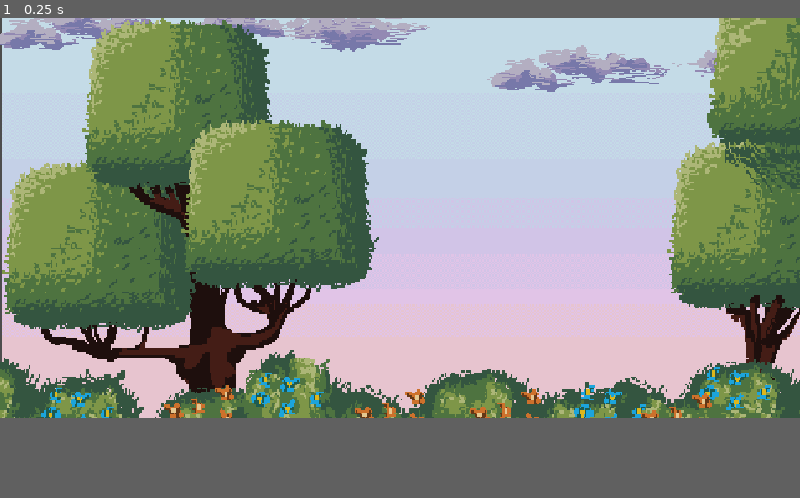
Above: before the commit, frame 1.
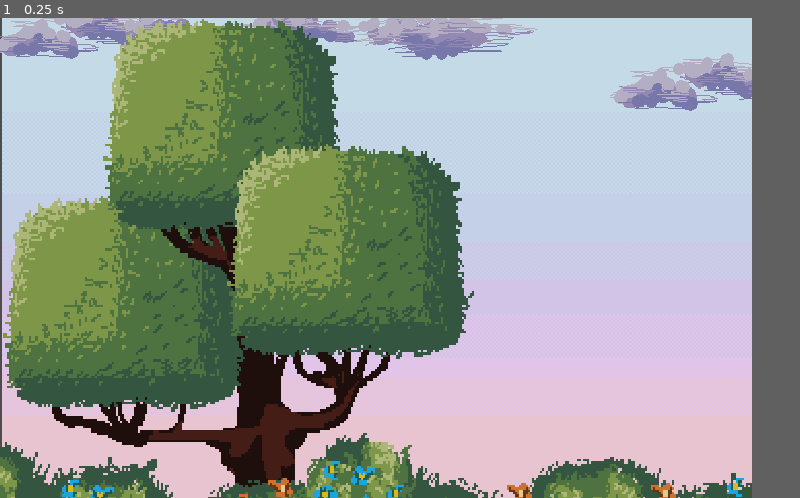
Above: after the commit, the same moment.

Repository: LabSisData/LSD-FIGHTING
Game: Godot game, scene res://scenes/game.tscn
Same seed, same stepped clock (60 frames per second), same inputs: the game is played once before the commit and once after it. Before the commit the project has no main scene; this scene is started directly in both runs.
Inputs:
- Up to frame 1 (0.25 s): no input
The window is 800x400 before the commit and 752x480 after it. Grey fills any space a smaller window leaves; there, only what the larger window draws over its background counts as a difference.

The runs differ from the first frame. In frame 1, 54% of the frame differs, in the area x 0-100%, y 0-100%.

Commit message:
Nova cena principal + Novas pixel art

Diff:
--- a/project.godot
+++ b/project.godot
@@ -11,14 +11,14 @@
 [application]
 
 config/name="lsd fight"
+run/main_scene="res://scenes/game.tscn"
 config/features=PackedStringArray("4.7", "Mobile")
 config/icon="res://icon.svg"
 
 [display]
 
-window/size/viewport_width=1000
-window/size/viewport_height=500
-window/size/mode=2
+window/size/viewport_width=752
+window/size/viewport_height=480
 window/stretch/mode="canvas_items"
 window/stretch/aspect="expand"
 
--- /dev/null
+++ b/scenes/cenaprincipal.tscn
@@ -0,0 +1,53 @@
+[gd_scene format=3 uid="uid://dxsnt2k8kvf20"]
+
+[ext_resource type="Texture2D" uid="uid://c7ishy1di2bk4" path="res://src/background/background-cenaprincpal/frame_0_delay-0.1s.png" id="1_ieyv1"]
+[ext_resource type="Texture2D" uid="uid://doqhmsgcqkvxq" path="res://src/background/background-cenaprincpal/frame_1_delay-0.1s.png" id="2_ni4ur"]
+[ext_resource type="Texture2D" uid="uid://cf2u0aicy2bwd" path="res://src/background/background-cenaprincpal/frame_2_delay-0.1s.png" id="3_1fdnk"]
+[ext_resource type="Texture2D" uid="uid://bgryhfbsu7qos" path="res://src/background/background-cenaprincpal/frame_3_delay-0.1s.png" id="4_qwq5h"]
+[ext_resource type="PackedScene" uid="uid://ddmquyq6bj3is" path="res://scenes/street.tscn" id="5_ni4ur"]
+
+[sub_resource type="SpriteFrames" id="SpriteFrames_5aq51"]
+animations = [{
+"frames": [{
+"duration": 1.0,
+"texture": ExtResource("1_ieyv1")
+}, {
+"duration": 1.0,
+"texture": ExtResource("2_ni4ur")
+}, {
+"duration": 1.0,
+"texture": ExtResource("3_1fdnk")
+}, {
+"duration": 1.0,
+"texture": ExtResource("4_qwq5h")
+}, {
+"duration": 1.0,
+"texture": ExtResource("1_ieyv1")
+}],
+"loop": 1,
+"name": &"default",
+"speed": 13.0
+}]
+
+[sub_resource type="RectangleShape2D" id="RectangleShape2D_82bq7"]
+size = Vector2(800, 23)
+
+[node name="cenaprincipal" type="Node2D" unique_id=103296898]
+
+[node name="background-animated" type="Sprite2D" parent="." unique_id=1673663127]
+
+[node name="AnimatedSprite2D" type="AnimatedSprite2D" parent="background-animated" unique_id=908193894]
+texture_filter = 1
+sprite_frames = SubResource("SpriteFrames_5aq51")
+autoplay = "default"
+frame_progress = 0.21214604
+centered = false
+
+[node name="Street" parent="." unique_id=1407553763 instance=ExtResource("5_ni4ur")]
+position = Vector2(159, 387)
+
+[node name="chao" type="StaticBody2D" parent="." unique_id=855407294]
+
+[node name="CollisionShape2D" type="CollisionShape2D" parent="chao" unique_id=1534544430]
+position = Vector2(377, 476.5)
+shape = SubResource("RectangleShape2D_82bq7")
--- a/scenes/nightforest.tscn
+++ b/scenes/nightforest.tscn
@@ -2,8 +2,8 @@
 
 [ext_resource type="PackedScene" uid="uid://ddmquyq6bj3is" path="res://scenes/street.tscn" id="1_6nh3y"]
 [ext_resource type="PackedScene" uid="uid://bt3uokmkpk1ex" path="res://scenes/samurai-player.tscn" id="1_cxwlx"]
+[ext_resource type="Texture2D" uid="uid://bs68ny0sulltd" path="res://src/background/background.png" id="1_noyts"]
 [ext_resource type="Texture2D" uid="uid://dk7gf77w8c4fb" path="res://src/background/guilestage.jpg" id="1_vh57o"]
-[ext_resource type="PackedScene" uid="uid://blltb8u0dy6bn" path="res://scenes/knight.tscn" id="2_7lbhc"]
 [ext_resource type="Texture2D" uid="uid://bnhb8b5bfstip" path="res://src/background/Tiles.png" id="3_rdits"]
 [ext_resource type="Texture2D" uid="uid://c6sra71g6wuyr" path="res://src/background-parallax/background-forest/Layer_0011_0.png" id="5_5tf8y"]
 [ext_resource type="Texture2D" uid="uid://q4w0g5iewxcm" path="res://src/background-parallax/background-forest/Layer_0010_1.png" id="6_ekvnm"]
@@ -19,7 +19,6 @@
 [ext_resource type="Script" uid="uid://bw625kidolqj3" path="res://scripts/knight.gd" id="15_ddboj"]
 [ext_resource type="Texture2D" uid="uid://b6hf6p771t1j8" path="res://src/background-parallax/background-forest/Layer_0001_8.png" id="15_uuyq5"]
 [ext_resource type="Texture2D" uid="uid://dgcc5xdn3knni" path="res://src/background-parallax/background-forest/Layer_0000_9.png" id="16_f05qw"]
-[ext_resource type="Script" uid="uid://bory6xl8makne" path="res://scripts/samurai.gd" id="17_8f2id"]
 [ext_resource type="Script" uid="uid://b5hxu5djdjcim" path="res://scripts/hud_health.gd" id="17_ekvnm"]
 [ext_resource type="Texture2D" uid="uid://djrldhhfeujit" path="res://src/ui/All.png" id="20_8f2id"]
 
@@ -3904,9 +3903,6 @@
 [sub_resource type="TileSet" id="TileSet_ndwd5"]
 sources/0 = SubResource("TileSetAtlasSource_noyts")
 
-[sub_resource type="VideoStreamTheora" id="VideoStreamTheora_8f2id"]
-file = "res://scenes/background.ogv"
-
 [sub_resource type="TileSetAtlasSource" id="TileSetAtlasSource_2u2yl"]
 texture = ExtResource("3_rdits")
 2:1/0 = 0
@@ -4337,24 +4333,19 @@
 region = Rect2(915, 53, 42, 7)
 
 [sub_resource type="SegmentShape2D" id="SegmentShape2D_ndwd5"]
-b = Vector2(-619, -2)
+b = Vector2(-1429, -2)
 
 [node name="NightForest" type="Node2D" unique_id=163447446]
 
+[node name="Background" type="Sprite2D" parent="." unique_id=1295282996]
+texture_filter = 1
+position = Vector2(733, 400)
+texture = ExtResource("1_noyts")
+
 [node name="TileMapLayer" type="TileMapLayer" parent="." unique_id=1971656336]
+visible = false
 tile_map_data = PackedByteArray("AADl/wAAAAAAAAAAAADl/wEAAAAAAAEAAADl/wIAAAAAAAIAAADl/wMAAAAAAAMAAADl/wQAAAAAAAQAAADl/w …(61920 unchanged characters)…
 tile_set = SubResource("TileSet_ndwd5")
-
-[node name="VideoStreamPlayer" type="VideoStreamPlayer" parent="." unique_id=737870596]
-texture_filter = 1
-offset_left = -2.0
-offset_top = 3.0
-offset_right = 638.0
-offset_bottom = 352.0
-stream = SubResource("VideoStreamTheora_8f2id")
-autoplay = true
-loop = true
-metadata/_edit_use_anchors_ = true
 
 [node name="Parallax2D" type="Parallax2D" parent="." unique_id=920664254]
 visible = false
@@ -4508,7 +4499,7 @@
 limit_right = 1045
 limit_bottom = 721
 script = ExtResource("10_betfu")
-player1 = NodePath("../player1")
+player1 = NodePath("../Street")
 player2 = NodePath("../player2")
 min_zoom = 1.2
 max_zoom = 1.4
@@ -4522,12 +4513,6 @@
 player_id = 2
 max_health = 200
 
-[node name="player1" parent="." unique_id=1018920010 instance=ExtResource("2_7lbhc")]
-visible = false
-position = Vector2(112.00001, 237)
-script = ExtResource("17_8f2id")
-max_health = 150
-
 [node name="Plataform" type="TileMapLayer" parent="." unique_id=944416145]
 visible = false
 position = Vector2(-172, -16)
@@ -4550,9 +4535,8 @@
 position = Vector2(68, 397)
 shape = SubResource("SegmentShape2D_5aq51")
 
-[node name="HUD" type="CanvasLayer" parent="." unique_id=1997712202 node_paths=PackedStringArray("player1", "player2")]
+[node name="HUD" type="CanvasLayer" parent="." unique_id=1997712202 node_paths=PackedStringArray("player2")]
 script = ExtResource("17_ekvnm")
-player1 = NodePath("../player1")
 player2 = NodePath("../player2")
 
 [node name="Player1Health" type="TextureProgressBar" parent="HUD" unique_id=1046440130]
@@ -4589,7 +4573,7 @@
 [node name="StaticBody2D" type="StaticBody2D" parent="." unique_id=1888108647]
 
 [node name="CollisionShape2D" type="CollisionShape2D" parent="StaticBody2D" unique_id=110619428]
-position = Vector2(608, 296)
+position = Vector2(1299, 681)
 shape = SubResource("SegmentShape2D_ndwd5")
 
 [node name="Street" parent="." unique_id=1407553763 instance=ExtResource("1_6nh3y")]
--- a/scenes/street.tscn
+++ b/scenes/street.tscn
@@ -1,36 +1,50 @@
 [gd_scene format=3 uid="uid://ddmquyq6bj3is"]
 
 [ext_resource type="Script" uid="uid://cxt301c25jgqv" path="res://scripts/player.gd" id="1_cotsb"]
-[ext_resource type="Texture2D" uid="uid://binfuklopbaae" path="res://src/entities/player/Cam/idle/camstand1.png" id="2_nokxu"]
-[ext_resource type="Texture2D" uid="uid://d2t31ngrq86ho" path="res://src/entities/player/Cam/idle/camstand2.png" id="3_7vla3"]
-[ext_resource type="Texture2D" uid="uid://dkacf5wi2ny6f" path="res://src/entities/player/Cam/idle/camstand3.png" id="4_0wd0x"]
-[ext_resource type="Texture2D" uid="uid://ccjgoxin6ejuy" path="res://src/entities/player/Cam/idle/camstand4.png" id="5_fmkxj"]
+[ext_resource type="Texture2D" uid="uid://ho36kmnp80w" path="res://src/entities/player/Cam/idle/ChatGPT Image 16 de ago. de 2026, 17_20_44.png" id="2_5m0si"]
 [ext_resource type="Texture2D" uid="uid://dqnyp5qf6e1ud" path="res://src/entities/player/Cam/run/camwalk1.png" id="6_wd6c3"]
 [ext_resource type="Texture2D" uid="uid://yax0xddx0rgu" path="res://src/entities/player/Cam/run/camwalk2.png" id="7_7gyev"]
 [ext_resource type="Texture2D" uid="uid://yhtpla3sxqwo" path="res://src/entities/player/Cam/run/camwalk3.png" id="8_1x85o"]
 [ext_resource type="Texture2D" uid="uid://trhdhyonoeim" path="res://src/entities/player/Cam/run/camwalk4.png" id="9_0otry"]
 [ext_resource type="Texture2D" uid="uid://cxx4oqif8i1tl" path="res://src/entities/player/Cam/run/camwalk5.png" id="10_1fhj6"]
+[ext_resource type="Script" uid="uid://kapimdp34m3l" path="res://scripts/hitbox.gd" id="11_nokxu"]
 
 [sub_resource type="CapsuleShape2D" id="CapsuleShape2D_ndwd5"]
-radius = 17.0
-height = 132.0
+radius = 90.0
+height = 640.0
+
+[sub_resource type="AtlasTexture" id="AtlasTexture_dxpu0"]
+atlas = ExtResource("2_5m0si")
+region = Rect2(46, 0, 429, 887)
+
+[sub_resource type="AtlasTexture" id="AtlasTexture_cotsb"]
+atlas = ExtResource("2_5m0si")
+region = Rect2(479, 0, 429, 887)
+
+[sub_resource type="AtlasTexture" id="AtlasTexture_nokxu"]
+atlas = ExtResource("2_5m0si")
+region = Rect2(912, 0, 429, 887)
+
+[sub_resource type="AtlasTexture" id="AtlasTexture_7vla3"]
+atlas = ExtResource("2_5m0si")
+region = Rect2(1345, 0, 429, 887)
 
 [sub_resource type="SpriteFrames" id="SpriteFrames_ndwd5"]
 animations = [{
 "frames": [{
 "duration": 1.0,
-"texture": ExtResource("2_nokxu")
+"texture": SubResource("AtlasTexture_dxpu0")
 }, {
 "duration": 1.0,
-"texture": ExtResource("3_7vla3")
+"texture": SubResource("AtlasTexture_cotsb")
 }, {
 "duration": 1.0,
-"texture": ExtResource("4_0wd0x")
+"texture": SubResource("AtlasTexture_nokxu")
 }, {
 "duration": 1.0,
-"texture": ExtResource("5_fmkxj")
+"texture": SubResource("AtlasTexture_7vla3")
 }],
-"loop": 1,
+"loop": 0,
 "name": &"idle",
 "speed": 5.0
 }, {
@@ -50,23 +64,38 @@
 "duration": 1.0,
 "texture": ExtResource("10_1fhj6")
 }],
-"loop": 1,
-"name": &"run",
+"loop": 0,
+"name": &"walk",
 "speed": 5.0
 }]
+
+[sub_resource type="CapsuleShape2D" id="CapsuleShape2D_7vla3"]
+radius = 8.947369
+height = 33.40101
 
 [node name="Street" type="CharacterBody2D" unique_id=1407553763]
 texture_filter = 1
 script = ExtResource("1_cotsb")
 
 [node name="CollisionShape2D" type="CollisionShape2D" parent="." unique_id=1007116138]
-position = Vector2(-23, 29)
+position = Vector2(-3, -11)
+scale = Vector2(0.2, 0.2)
 shape = SubResource("CapsuleShape2D_ndwd5")
 
 [node name="AnimatedSprite2D" type="AnimatedSprite2D" parent="." unique_id=1860539883]
 texture_filter = 1
-position = Vector2(7, 7)
-scale = Vector2(0.8, 0.8)
+scale = Vector2(0.2, 0.2)
 sprite_frames = SubResource("SpriteFrames_ndwd5")
-animation = &"run"
-frame_progress = 0.3216556
+animation = &"idle"
+autoplay = "idle"
+
+[node name="Hitbox" type="Area2D" parent="." unique_id=427279495]
+collision_layer = 0
+collision_mask = 4
+script = ExtResource("11_nokxu")
+
+[node name="CollisionShape2D" type="CollisionShape2D" parent="Hitbox" unique_id=1476115130]
+position = Vector2(26.666668, -4.4444447)
+rotation = -1.6179202
+shape = SubResource("CapsuleShape2D_7vla3")
+debug_color = Color(0.98658746, 0, 0.3268667, 0.41960785)
Binary file added: src/background/3625920_71a42a464afe020.jpg
Not shown, added: src/background/3625920_71a42a464afe020.jpg.import
Binary file added: src/background/background-cenaprincpal/frame_0_delay-0.1s.png
Not shown, added: src/background/background-cenaprincpal/frame_0_delay-0.1s.png.import
Binary file added: src/background/background-cenaprincpal/frame_1_delay-0.1s.png
Not shown, added: src/background/background-cenaprincpal/frame_1_delay-0.1s.png.import
Binary file added: src/background/background-cenaprincpal/frame_2_delay-0.1s.png
Not shown, added: src/background/background-cenaprincpal/frame_2_delay-0.1s.png.import
Binary file added: src/background/background-cenaprincpal/frame_3_delay-0.1s.png
Not shown, added: src/background/background-cenaprincpal/frame_3_delay-0.1s.png.import
Binary file added: src/background/background.png
Not shown, added: src/background/background.png.import
(and 54 more such lines)
